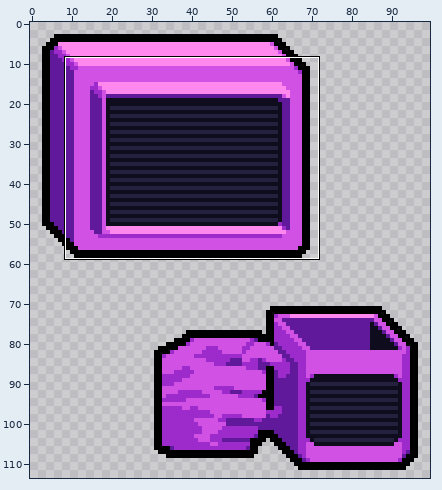
One commit to this sprite sheet: menus/main_menu/memes/cup_base.png. Above, an overview of the earlier version with the close-up marked.
Close-up. Before the commit:
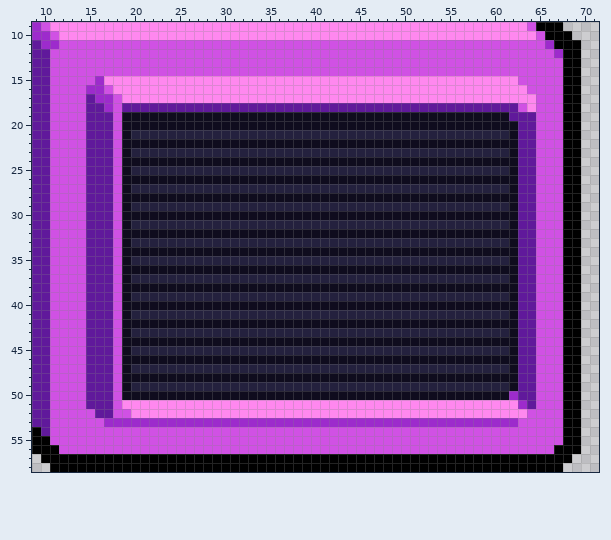
The file is 100x114 pixels. Shown: x 9..71, y 9..58.
New version:
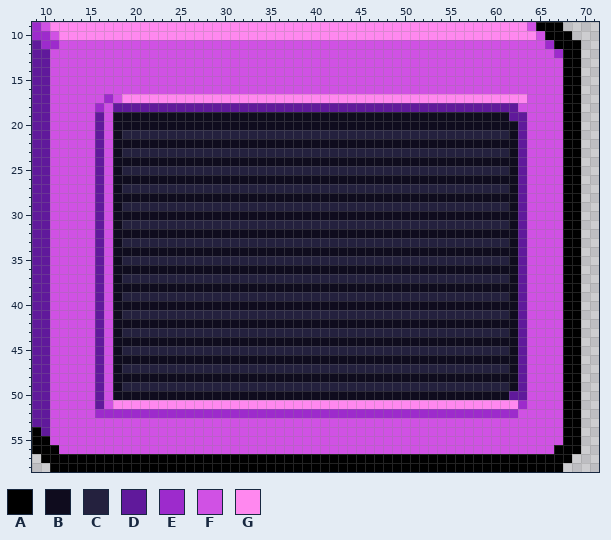
Palette (. is transparent): A #000000  B #0f0c1e  C #24213e  D #60199b  E #9d2bcc  F #d051e4  G #ff88ef
Change:
Changed rows in their new state; - is an unchanged pixel.
first column x 15:
15 -FFFFFFFFFFFFFFFFFFFFFFFFFFFFFFFFFFFFFFFFFFFFFFF--
16 FF-FFFFFFFFFFFFFFFFFFFFFFFFFFFFFFFFFFFFFFFFFFFFFF-
17 FF-----------------------------------------------F
18 FEFD---------------------------------------------F
19 F-FB---------------------------------------------F
20 F-FB---------------------------------------------F
21 F-FBC--------------------------------------------F
22 F-FB---------------------------------------------F
23 F-FBC--------------------------------------------F
24 F-FB---------------------------------------------F
25 F-FBC--------------------------------------------F
26 F-FB---------------------------------------------F
27 F-FBC--------------------------------------------F
28 F-FB---------------------------------------------F
29 F-FBC--------------------------------------------F
30 F-FB---------------------------------------------F
31 F-FBC--------------------------------------------F
32 F-FB---------------------------------------------F
33 F-FBC--------------------------------------------F
34 F-FB---------------------------------------------F
35 F-FBC--------------------------------------------F
36 F-FB---------------------------------------------F
37 F-FBC--------------------------------------------F
38 F-FB---------------------------------------------F
39 F-FBC--------------------------------------------F
40 F-FB---------------------------------------------F
41 F-FBC--------------------------------------------F
42 F-FB---------------------------------------------F
43 F-FBC--------------------------------------------F
44 F-FB---------------------------------------------F
45 F-FBC--------------------------------------------F
46 F-FB---------------------------------------------F
47 F-FBC--------------------------------------------F
48 F-FB---------------------------------------------F
49 F-FBC--------------------------------------------F
50 F-FB-------------------------------------------D-F
51 F-FG---------------------------------------------F
52 -EEEEEEEEEEEEEEEEEEEEEEEEEEEEEEEEEEEEEEEEEEEEEEEF-
53 --FFFFFFFFFFFFFFFFFFFFFFFFFFFFFFFFFFFFFFFFFFFFFF--
Where, in picture pixels (left, top, right, bottom), the same in both close-ups:
changed: (86, 76, 536, 427)
